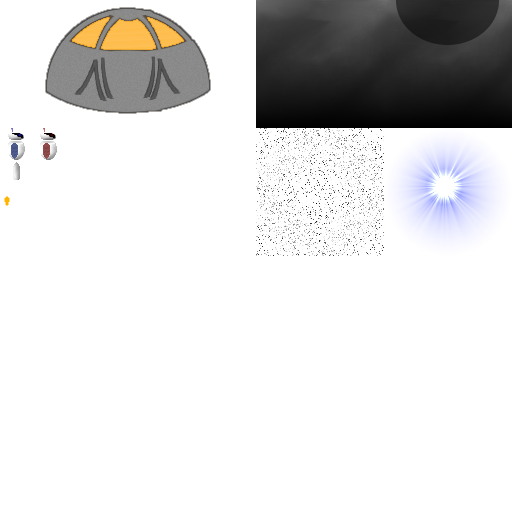
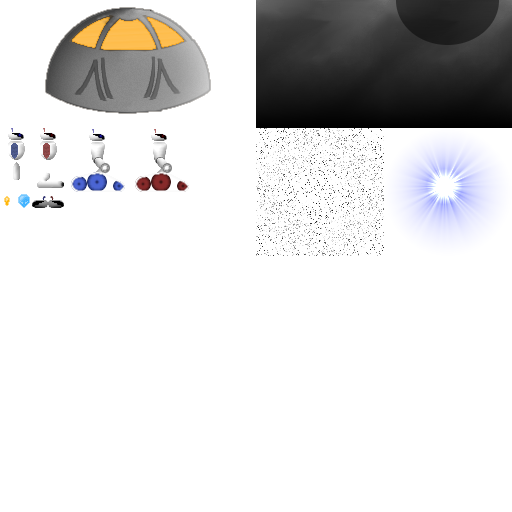
Layer changes from the first (512, 512) image to the second:
added layer "transparency #3" above "transparency #2" over [37, 172, 64, 188]
painted on "transparency #2" over [47, 8, 211, 192]
painted on "Background" over [5, 129, 189, 208]
painted on "transparency" over [95, 163, 172, 181]
